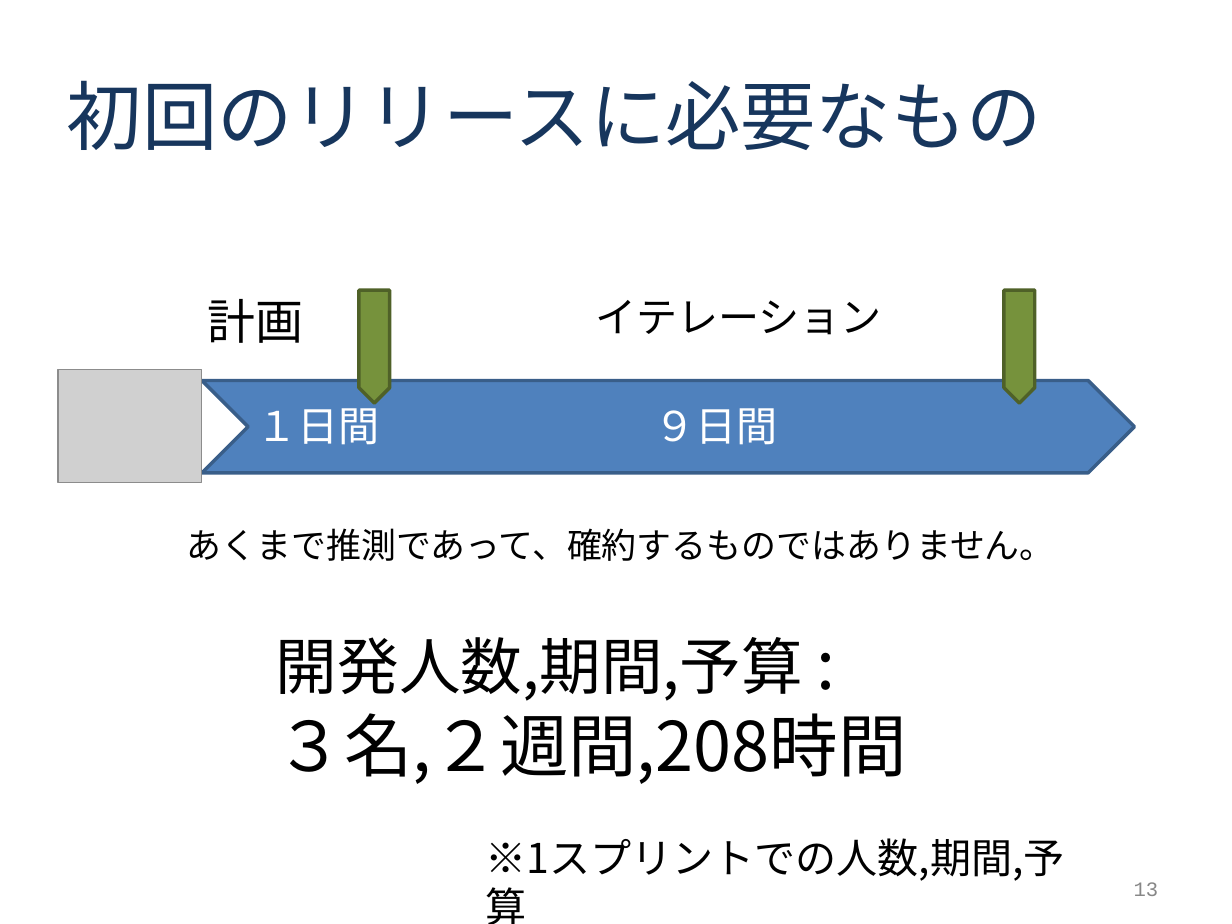
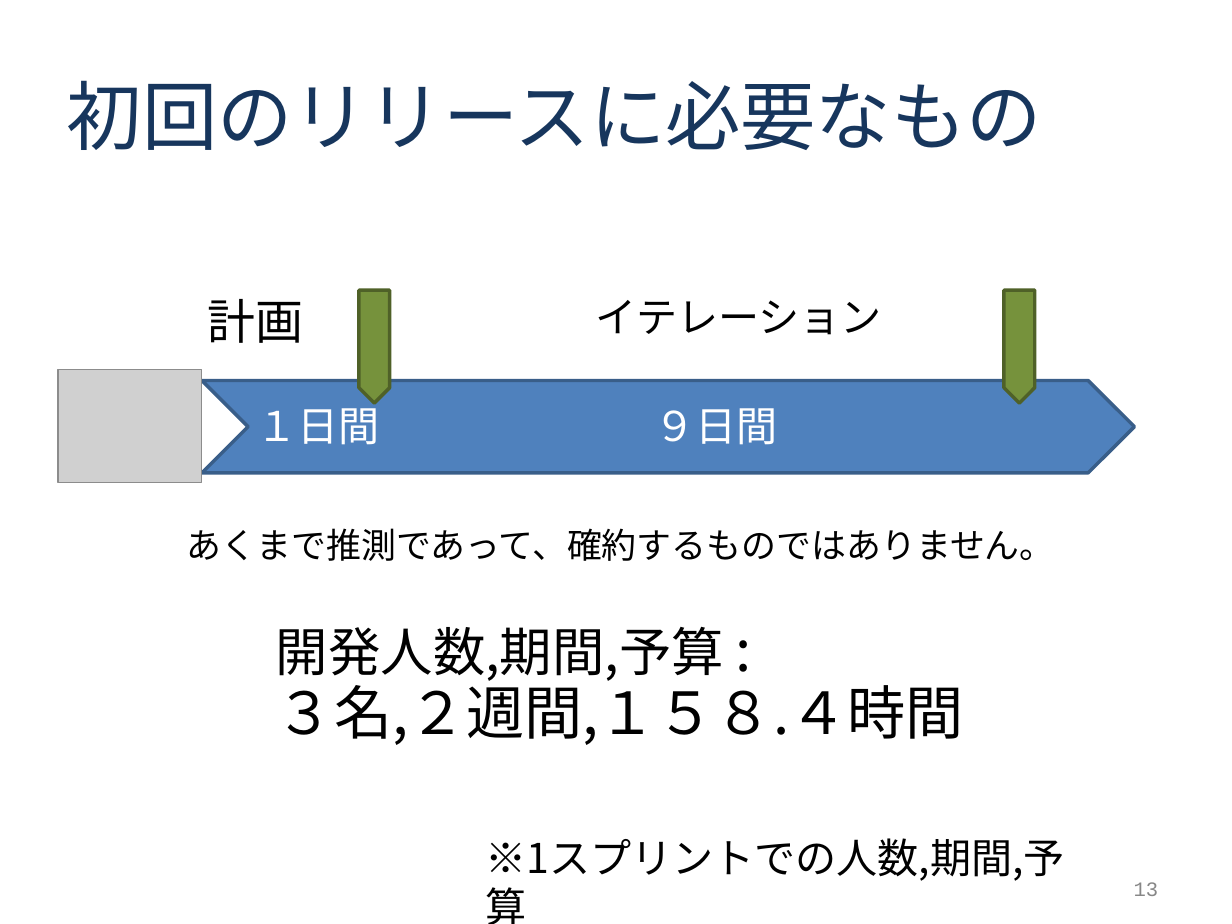
Before and after one commit to tomoyukikondo/yabukiC2017, a slide deck: slide 13 of Ｃ班インセプションデッキ.ppt. Drawn at 1232x924 pixels with LibreOffice and Linux fonts; fonts in the diff are those of the drawing; grey boxes stand for pictures. Boxes give left, top, right and bottom in pixels: in the first picture for what was removed or moved away, otherwise in the second. Text is boxed around its words. In the diff, an @@ line names an element or a change of style, - is before the commit and + after.

```diff
--- a/Ｃ班インセプションデッキ.ppt
+++ b/Ｃ班インセプションデッキ.ppt
@@ text at box(276, 627, 724, 681): size 36 to 30.6 pt in "開発人数,期間,予算"; size 40 to 34 pt in ":"; line spacing 1 to 0.9 @@
@@ text at box(276, 675, 964, 745): text changed; size 40 to 34 pt @@
-３名,２週間,208時間
+３名,２週間,１５８.４時間
```
Also in this commit, not shown: 5 other slides changed.
